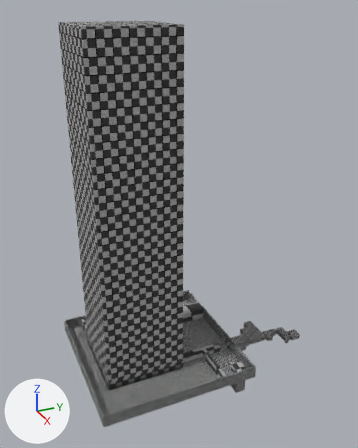
An edit to the glTF model levels/level_1/level_1_model.glb, drawn before and after from the same camera.
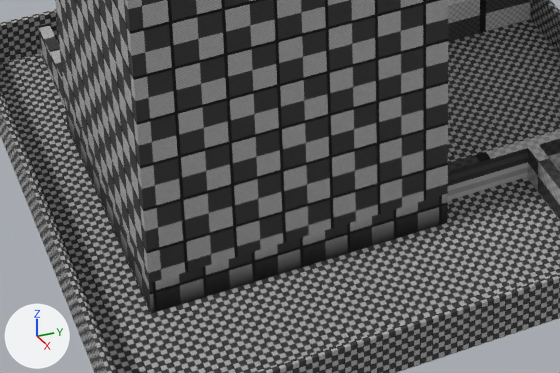
There are two pictures of each version: one whole from a 50 mm lens placed at (245.5, -205.4, 234.9), pointed at (-15.3, -88.0, 104.5), one close up on the part from 20% to 59% of the width and 70% to 91% of the height. Every picture has the same lights, and +X, +Y and +Z are marked at lower left. The last two pictures show the newer version. Vertices at exactly the same position are counted once.

Script lines for the objects in view, before the commit:
```python
me_cube_008 = bpy.data.meshes.new('Cube.008')
me_cube_008.from_pydata(...)  # 14 vertices, 15 faces; spans x -84.0..16.0, y -92.0..8.0, z 1.0
me_cube_008.materials.append(mat_base)
me_cube_009 = bpy.data.meshes.new('Cube.009')
me_cube_009.from_pydata(...)  # 56 vertices, 100 faces; spans x -26.8..1.0, y -22.7..17.4, z -1.0..7.0
me_cube_009.materials.append(mat_base)
me_cube_010 = bpy.data.meshes.new('Cube.010')
me_cube_010.from_pydata(...)  # 24 vertices, 38 faces; spans x -25.0..25.0, y -25.0..25.0, z -8.0..-2.0
me_cube_010.materials.append(mat_base)
ob_cube_001_col = bpy.data.objects.new('Cube.001-col', me_cube_008)
ob_cube_001_col.location = (22.6, -66.8, 12.9)
ob_cube_001_col_002 = bpy.data.objects.new('Cube.001-col.002', me_cube_010)
ob_cube_001_col_002.location = (-13.0, -122.5, 21.9)
ob_cube_col_007 = bpy.data.objects.new('Cube-col.007', me_cube_009)
ob_cube_col_007.location = (-34.0, -76.5, 14.9)
# also in view: 'Cube-col.002' at (-11.4, -108.8, 17.9); 'Cube.001-col.001' at (-13.0, -122.5, 121.4); 'Cube-col.005' at (-49.0, -145.5, 16.9); 'Cube-col.004' at (21.5, -79.2, 16.9)
```
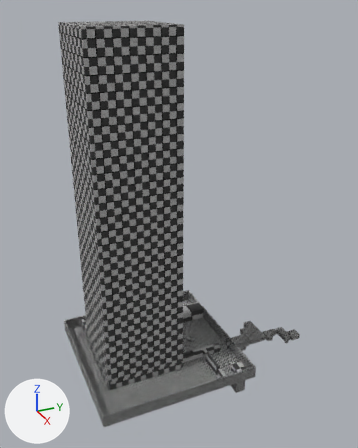
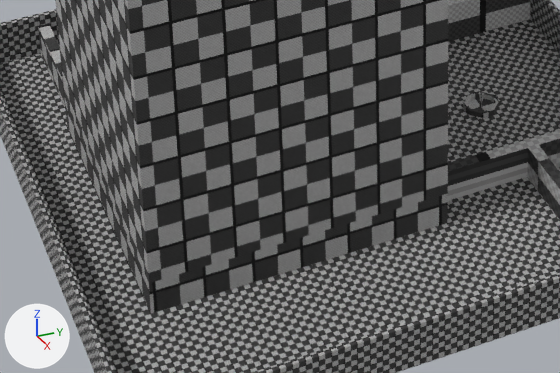
What the commit changed:
me_cube_010 has 24 vertices, 38 faces and spans x -25.0..25.0, y -25.0..25.0, z -8.0..-2.0.
me_cube_010 is used by ob_cube_001_col_002; location (-13.0, -122.5, 21.9).
me_cube_010 part 1: 29 faces centred in x -25.0..25.0, y -25.0..25.0, z -6.0..-2.1 are repainted in the vertex colours; the middle colour goes from grey #8b8b8b to white #ffffff.
Mesh me_cube_011 is new.
It has 56 vertices, 98 faces and spans x -3.0..3.0, y -3.0..3.0, z -1.0..1.88.
It uses material mat_base.
Object 'Cube-col.008' (ob_cube_col_008) is new; it shows me_cube_011.
Its location is (-13.0, -79.5, 14.9).

What differs and where, as boxes (x1, y1, x2, y2) in the close-ups (560 x 373 px):
'Cube-col.008', added: after (463, 91, 499, 118)
part 1 of me_cube_010, recoloured: (66, 113, 448, 314) in both
